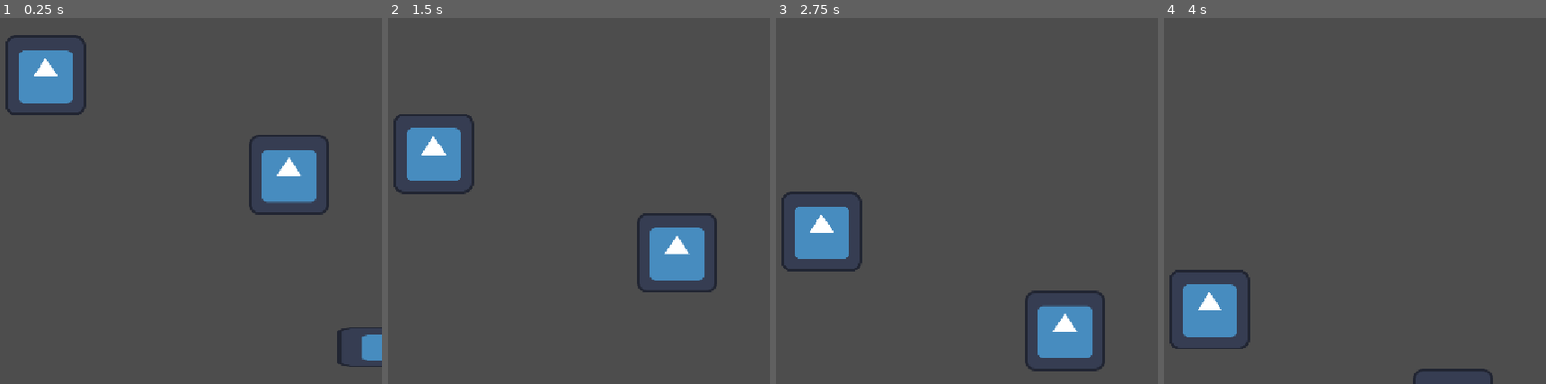
Above: before the commit, frames 1-4 (left to right).
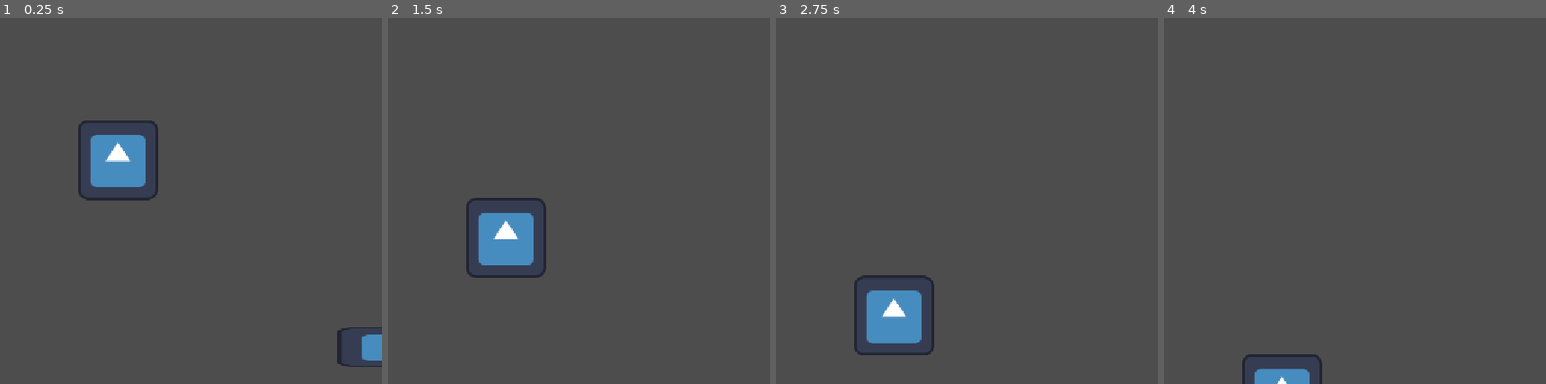
Above: after the commit, the same moments.

Repository: KoaiLamg/catching-game
Game: Godot game, scene res://Màn hình chơi game.tscn
The game is run twice, just before and just after one commit, with the same random seed, the same clock (stepped at 60 frames per second) and the same inputs. The engine's default icon, where the game draws it, is replaced by a stand-in: a white triangle on a blue panel in a dark square.
Inputs:
- Up to frame 1 (0.25 s): no input
- Up to frame 2 (1.5 s): hold D (move_right_catching_game) 0.53-1.28 s; hold A (move_left_catching_game) from 1.28 s (still down)
- Up to frame 3 (2.75 s): release A (move_left_catching_game) at 2.03 s; hold D (move_right_catching_game) from 2.03 s (still down)
- Up to frame 4 (4 s): release D (move_right_catching_game) at 3.53 s; hold A (move_left_catching_game) from 3.53 s (still down)

The runs differ from the first frame. In frame 1, 7.9% of the frame differs, in the area x 1-87%, y 4-54%; in frame 2, 7.9%; in frame 3, 8.0%, in the area x 1-87%, y 47-97%; in frame 4, 3.6%.

Commit message:
Sửa sửa chữa chữa

Diff:
--- a/Màn hình chơi game.tscn
+++ b/Màn hình chơi game.tscn
@@ -5,8 +5,8 @@
 
 [node name="Sceen" type="Node2D" unique_id=1243487346]
 
-[node name="Nho" parent="." unique_id=1426694814 instance=ExtResource("1_r4rdr")]
-position = Vector2(613, 129)
-
 [node name="Mồm" parent="." unique_id=93005633 instance=ExtResource("2_3qfuk")]
 position = Vector2(1208, 589)
+
+[node name="Nho" parent="." unique_id=361143264 instance=ExtResource("1_r4rdr")]
+position = Vector2(729, 264)
--- a/Nho.tscn
+++ b/Nho.tscn
@@ -4,7 +4,7 @@
 [ext_resource type="Texture2D" uid="uid://dr4jv7mjalv5q" path="res://icon.svg" id="2_8bor2"]
 
 [sub_resource type="RectangleShape2D" id="RectangleShape2D_1vivr"]
-size = Vector2(61, 60.5)
+size = Vector2(82.5, 77)
 
 [node name="Nho" type="Area2D" unique_id=361143264]
 script = ExtResource("1_8yuoj")
@@ -13,12 +13,7 @@
 scale = Vector2(2, 2)
 shape = SubResource("RectangleShape2D_1vivr")
 
-[node name="Sprite2D" type="Sprite2D" parent="." unique_id=2122259614]
-texture_filter = 1
-texture = ExtResource("2_8bor2")
-
-[node name="Icon" type="Sprite2D" parent="." unique_id=420501214]
-position = Vector2(390, 159)
+[node name="Sprite2D" type="Sprite2D" parent="." unique_id=787921165]
 texture = ExtResource("2_8bor2")
 
 [connection signal="body_entered" from="." to="." method="_on_body_entered"]
--- a/nho.gd
+++ b/nho.gd
@@ -2,15 +2,9 @@
 
 
 
-
-# Called every frame. 'delta' is the elapsed time since the previous frame.
 func _process(delta: float) -> void:
 	position.y+=100*delta
 
-
-
-
-
-func _on_body_entered(body: Node2D) -> void:
+func _on_body_entered(_body: Node2D) -> void:
 	print("Entered")
 	queue_free()# Replace with function body.
